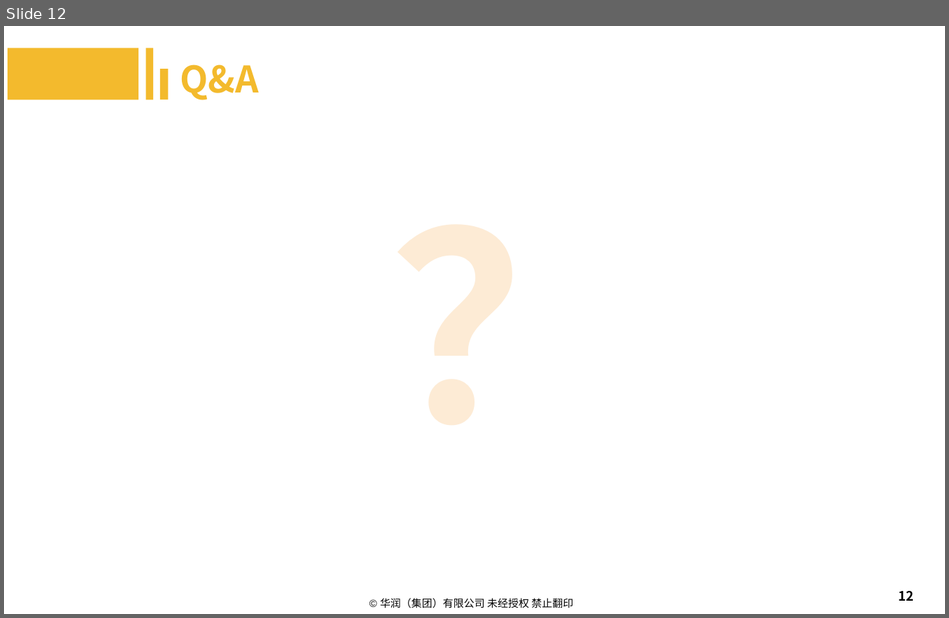
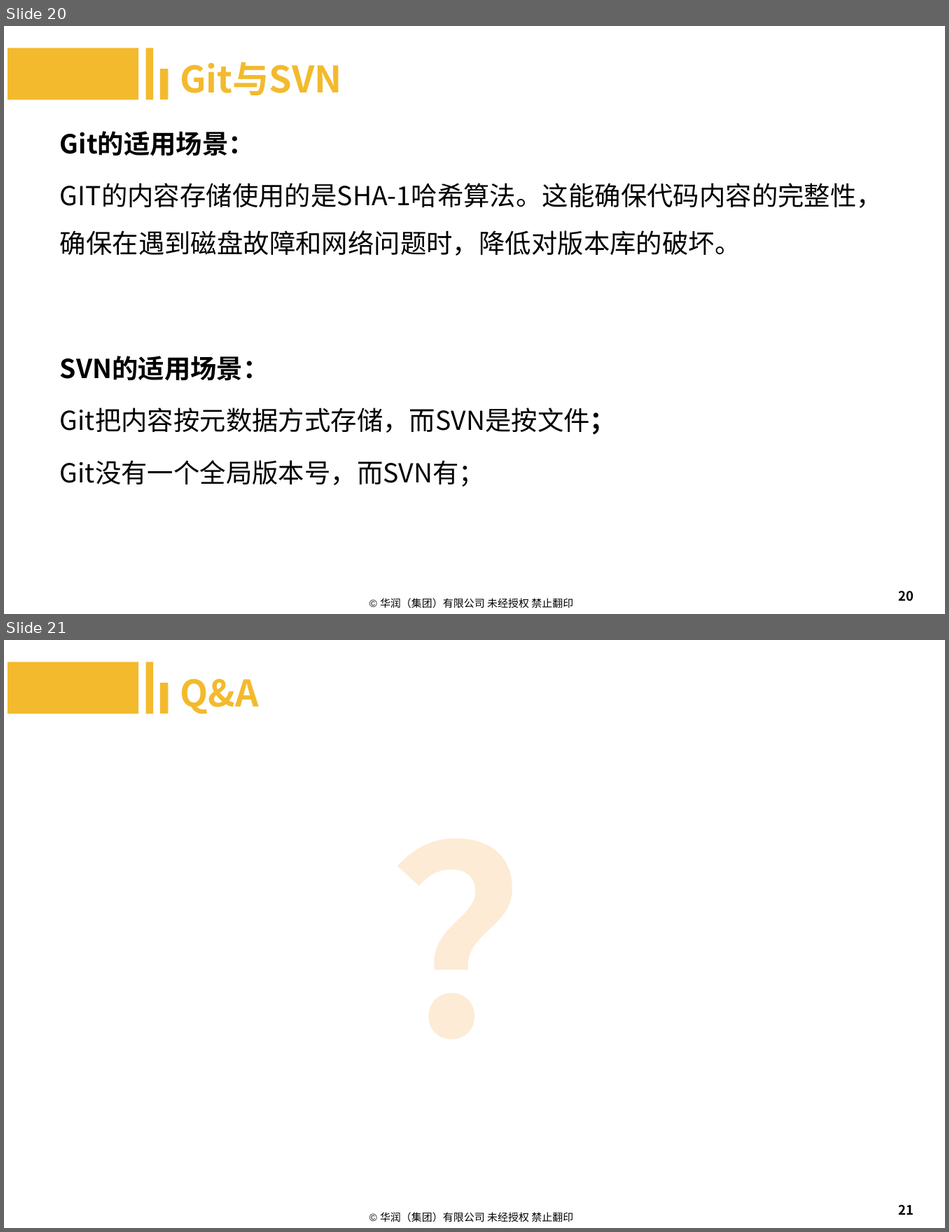
Before and after one commit to machenzhao/git-present, a slide deck: Git.pptx. Shown one above the other, each under a label of ours: slide 12 before the commit, slides 20 and 21 after it. The pictures are 949x618 and 949x1232 pixels, drawn with LibreOffice and Linux fonts; fonts in the diff are those of the drawing; background and template pictures are left out. Boxes give left, top, right and bottom in pixels: in the first picture for what was removed or moved away, otherwise in the second. Text is boxed around its words. In the diff, an @@ line names an element or a change of style, - is before the commit and + after.

Commit message:
提交Git与SVN

```diff
--- a/Git.pptx
+++ b/Git.pptx
@@ slide 20 added at (4,26,945,614), background #FFFFFF; not listed: 1 template element that a slide beside it also shows @@
@@ rectangle added at (8,48,138,100), fill #F3BA2D @@
@@ rectangle added at (146,48,154,100), fill #F3BA2D @@
@@ text added at (180,62,342,95), 28 pt, text #F3BA2D, bold @@
+Git与SVN
@@ rectangle added at (160,69,168,100), fill #F3BA2D @@
@@ text added at (60,131,882,256), 20 pt, text #000000 @@
+Git的适用场景：
+GIT的内容存储使用的是SHA-1哈希算法。这能确保代码内容的完整性，确保在遇到磁盘故障和网络问题时，降低对版本库的破坏。
@@ text added at (60,356,616,487), 20 pt, text #000000 @@
+SVN的适用场景：
+Git把内容按元数据方式存储，而SVN是按文件；
+Git没有一个全局版本号，而SVN有；
@@ page number added at (898,591,913,601), 10 pt, text #000000 @@
+20
@@ what was slide 12 is now slide 21 @@
@@ page number at (898,1205,913,1215): text changed @@
-12
+21
```
Also in this commit, not shown: 4 slides changed, 8 other slides added.
